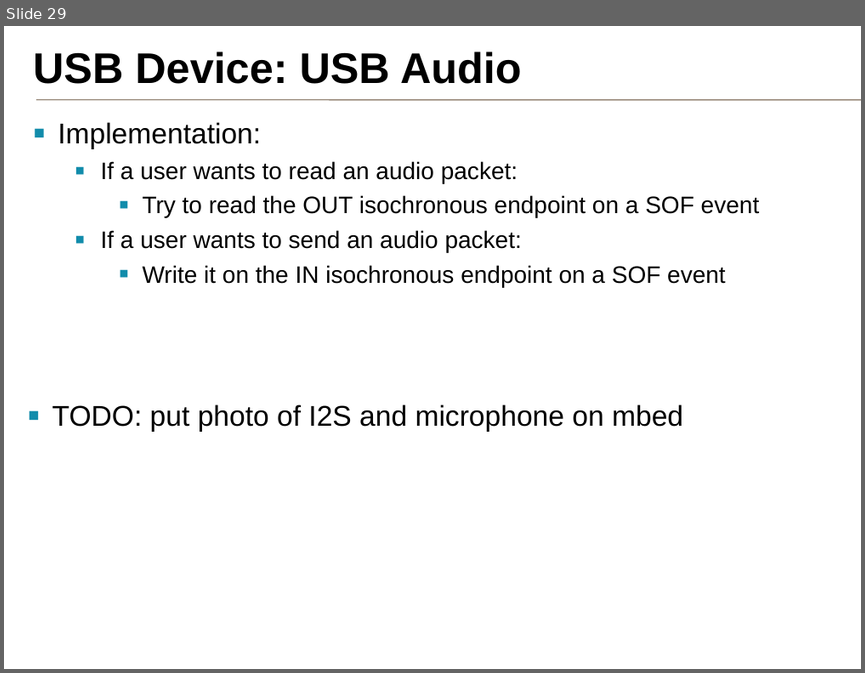
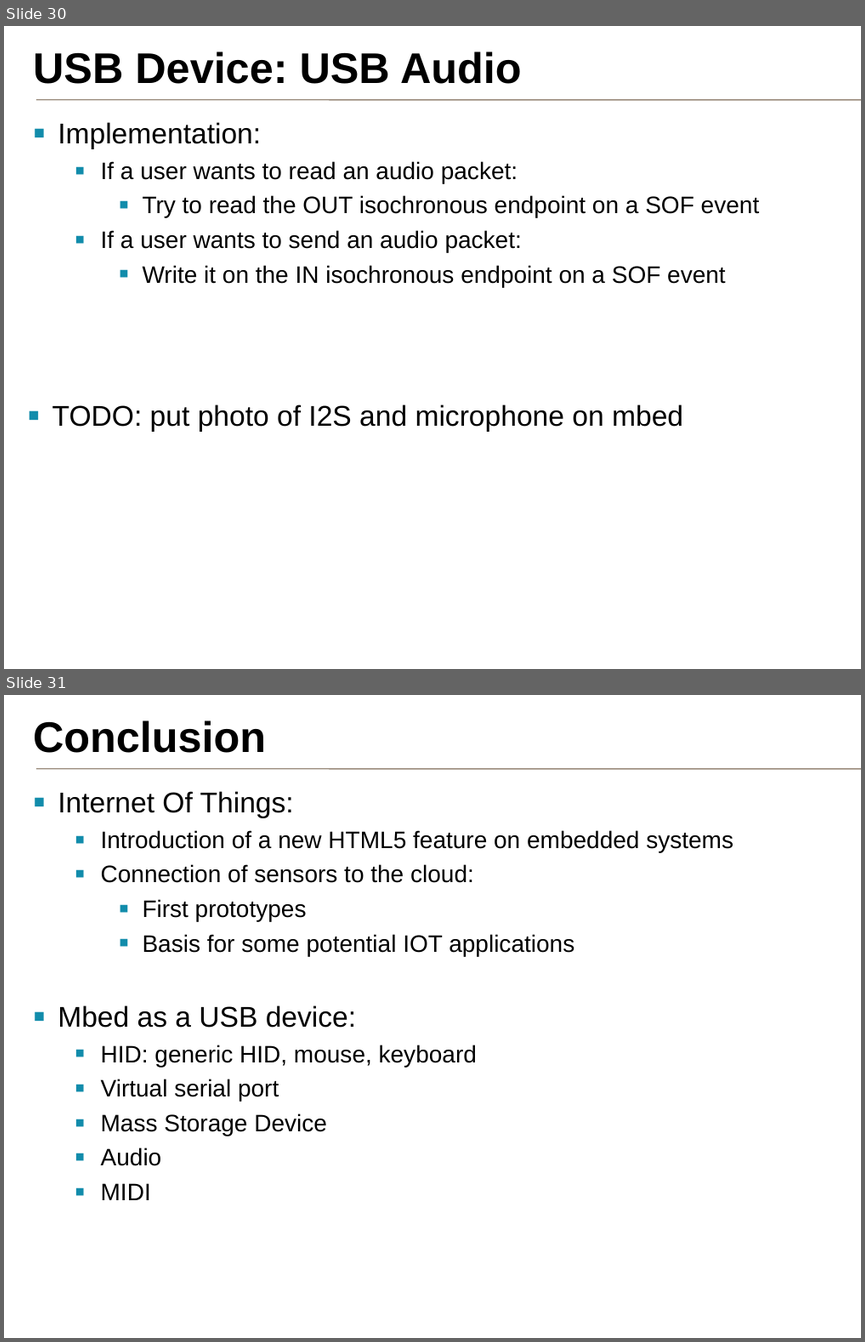
Before and after one commit to samux/ARM-internship-report, a slide deck: presentation_en/pres.pptx. Shown one above the other, each under a label of ours: slide 29 before the commit, slides 30 and 31 after it. The pictures are 865x673 and 865x1342 pixels, drawn with LibreOffice and Linux fonts; fonts in the diff are those of the drawing; background and template pictures are left out. Boxes give left, top, right and bottom in pixels: in the first picture for what was removed or moved away, otherwise in the second. Text is boxed around its words. In the diff, an @@ line names an element or a change of style, - is before the commit and + after.

Commit message:
dd conclusion in pres

```diff
--- a/presentation_en/pres.pptx
+++ b/presentation_en/pres.pptx
@@ slide 31 added at bbox=[4, 695, 861, 1338], background #FFFFFF; not listed: 2 template elements that a slide beside it also shows @@
@@ title added at bbox=[33, 721, 266, 753], 36 pt, text #000000, bold @@
+Conclusion
@@ text added at bbox=[58, 791, 733, 1200], 20 pt, text #000000 @@
+▪ Internet Of Things:
+  ▪ Introduction of a new HTML5 feature on embedded systems
+  ▪ Connection of sensors to the cloud:
+    ▪ First prototypes
+    ▪ Basis for some potential IOT applications
+▪ Mbed as a USB device:
+  ▪ HID: generic HID, mouse, keyboard
+  ▪ Virtual serial port
+  ▪ Mass Storage Device
+  ▪ Audio
+  ▪ MIDI
@@ what was slide 29 is now slide 30 @@
```
Also in this commit, not shown: 3 slides changed, 3 other slides added, 1 slide removed, 1 other file.
